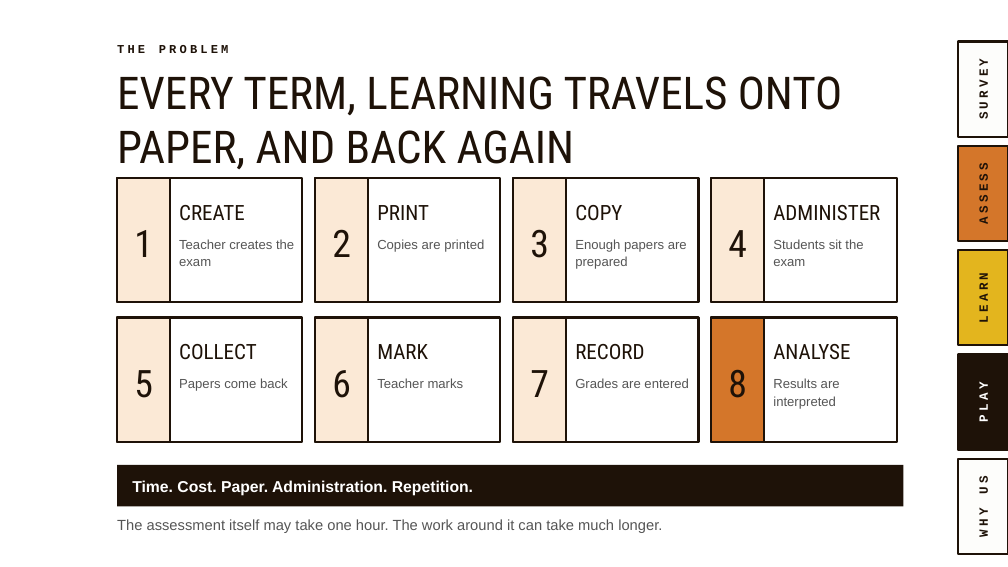
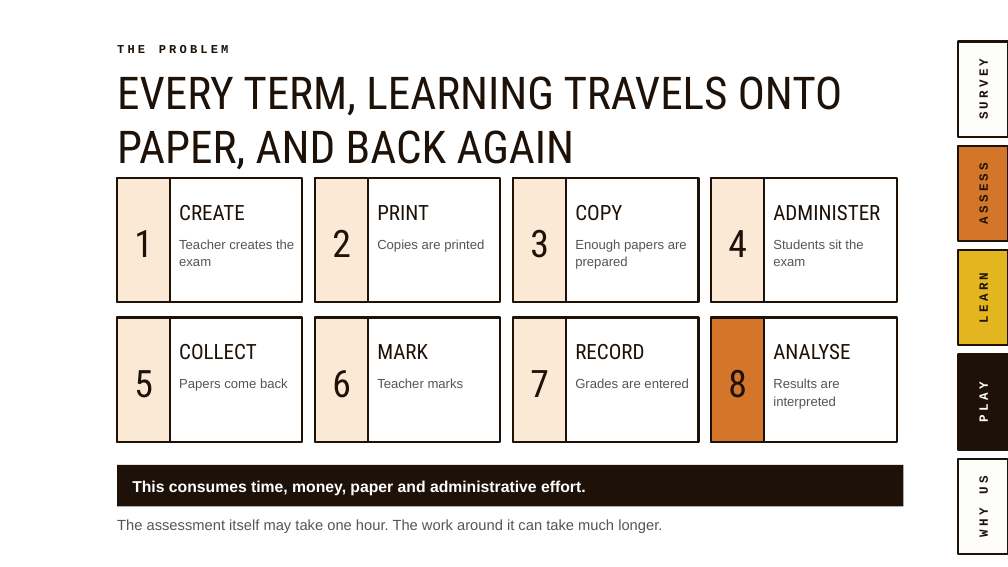
Before and after one commit to MrStevenGordon/exam-platform, a slide deck: slide 3 of marketing/presentation/Smart-Assess-Ja-Manchester-Presentation-v2.pptx. Drawn at 1008x567 pixels with LibreOffice and Linux fonts; fonts in the diff are those of the drawing; background and template pictures are left out. Boxes give left, top, right and bottom in pixels: in the first picture for what was removed or moved away, otherwise in the second. Text is boxed around its words. In the diff, an @@ line names an element or a change of style, - is before the commit and + after.

```diff
--- a/marketing/presentation/Smart-Assess-Ja-Manchester-Presentation-v2.pptx
+++ b/marketing/presentation/Smart-Assess-Ja-Manchester-Presentation-v2.pptx
@@ text at bbox=[132, 480, 586, 496]: text changed @@
-Time. Cost. Paper. Administration. Repetition.
+This consumes time, money, paper and administrative effort.
```
Also in this commit, not shown: 9 other slides changed, 3 other files.
